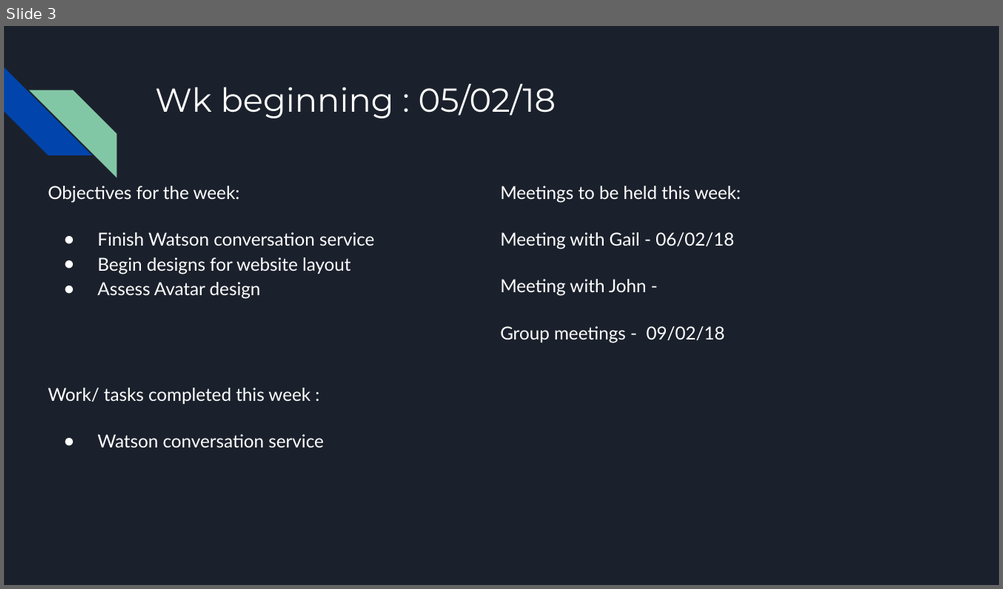
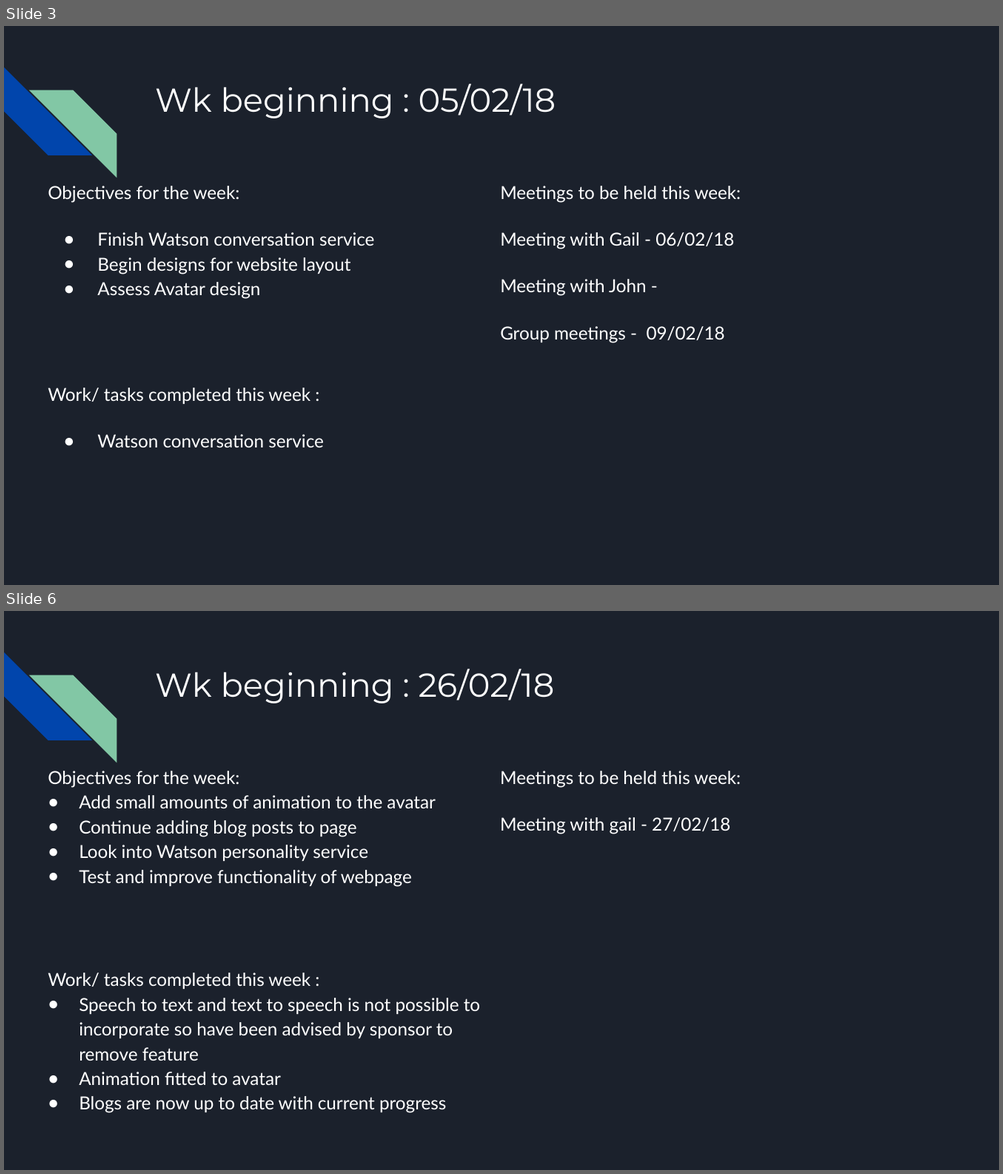
Before and after one commit to T-cherry/AI-Resume, a slide deck: Docs/Scrum management for Group Project.pptx. Shown one above the other, each under a label of ours: slide 3 before the commit, slides 3 and 6 after it; the slides between them are not shown. The pictures are 1003x589 and 1003x1174 pixels, drawn with LibreOffice and Linux fonts; fonts in the diff are those of the drawing. Boxes give left, top, right and bottom in pixels: in the first picture for what was removed or moved away, otherwise in the second. Text is boxed around its words. In the diff, an @@ line names an element or a change of style, - is before the commit and + after.

```diff
--- a/Docs/Scrum management for Group Project.pptx
+++ b/Docs/Scrum management for Group Project.pptx
@@ slide 6 added at (x1=4, y1=611, x2=999, y2=1170), background #1B212C; not listed: 2 template elements that a slide beside it also shows @@
@@ text added at (x1=155, y1=669, x2=555, y2=703), 24 pt, text #FFFFFF @@
+Wk beginning : 26/02/18
@@ text added at (x1=48, y1=771, x2=435, y2=887), 13 pt, text #FFFFFF @@
+Objectives for the week:
+● Add small amounts of animation to the avatar
+● Continue adding blog posts to page
+● Look into Watson personality service
+● Test and improve functionality of webpage
@@ text added at (x1=500, y1=771, x2=740, y2=834), 13 pt, text #FFFFFF @@
+Meetings to be held this week:
+Meeting with gail - 27/02/18
@@ text added at (x1=48, y1=973, x2=480, y2=1113), 13 pt, text #FFFFFF @@
+Work/ tasks completed this week :
+● Speech to text and text to speech is not possible to incorporate so have been advised by sponsor to remove feature
+● Animation fitted to avatar
+● Blogs are now up to date with current progress
```
Also in this commit, not shown: 3 slides changed, 1 other slide added, 1 other file.
